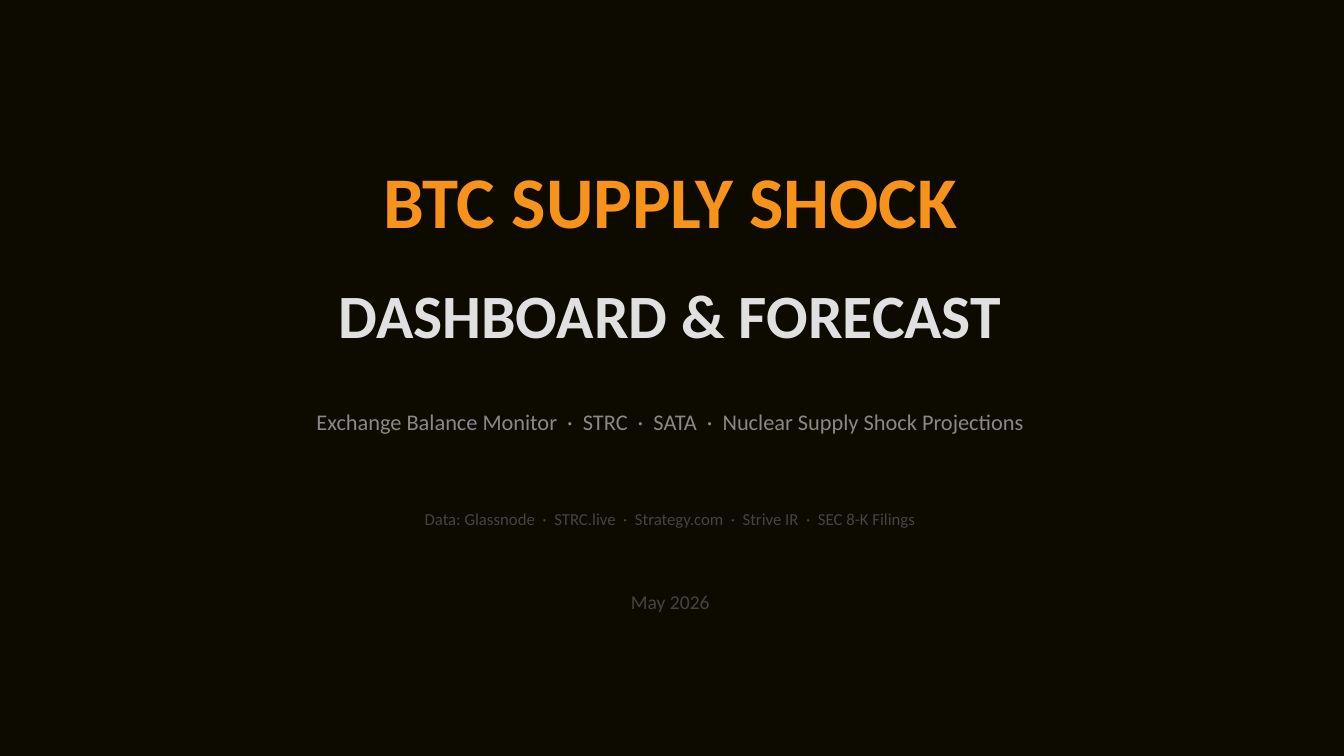
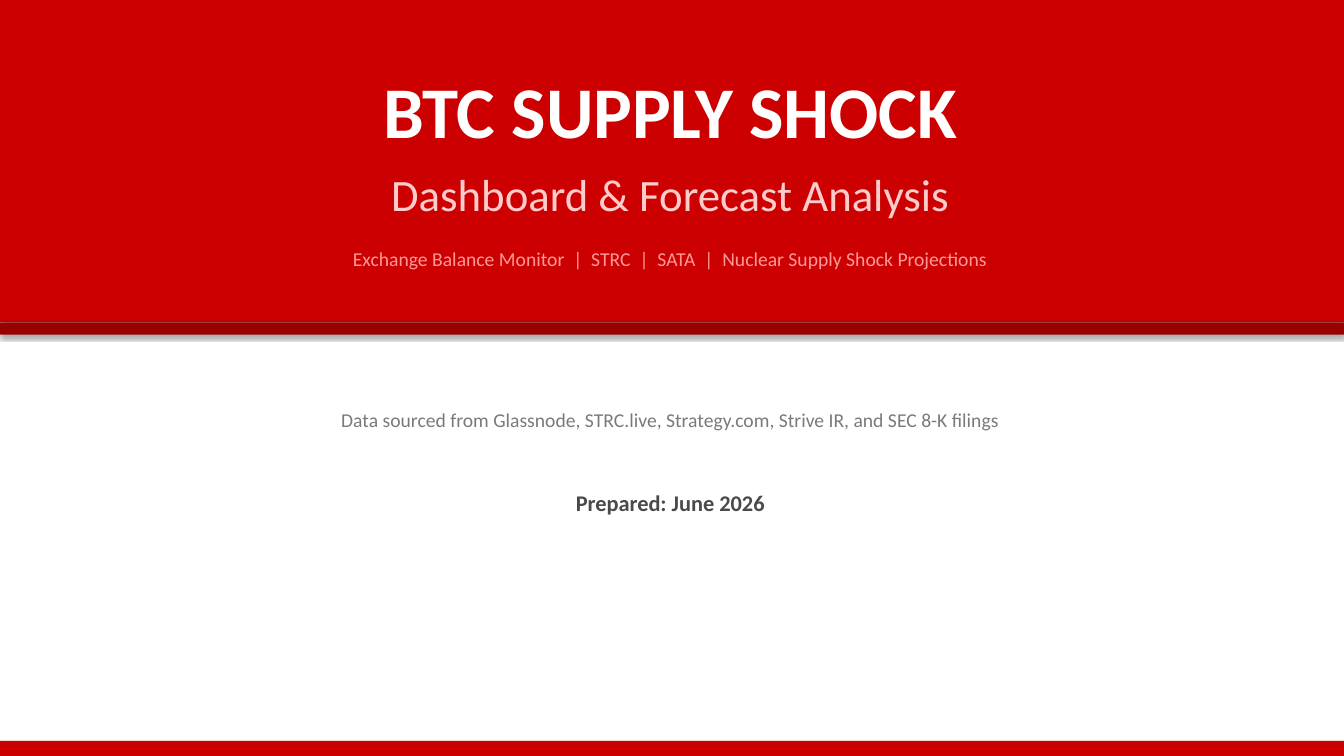
Before and after one commit to lorangb/btc-supply-dashboard, a slide deck: slide 1 of BTC_Supply_Shock_Dashboard.pptx. Drawn at 1344x756 pixels with LibreOffice and Linux fonts; fonts in the diff are those of the drawing. Boxes give left, top, right and bottom in pixels: in the first picture for what was removed or moved away, otherwise in the second. Text is boxed around its words. In the diff, an @@ line names an element or a change of style, - is before the commit and + after.

```diff
--- a/BTC_Supply_Shock_Dashboard.pptx
+++ b/BTC_Supply_Shock_Dashboard.pptx
@@ background #0A0A0F to #FFFFFF @@
@@ rectangle: place and size @@
-rectangle at [0, 0, 1344, 756]
+rectangle at [0, 0, 1344, 323]
@@ rectangle at [0, 0, 1344, 323]: fill #0D0A00 to #CC0000 @@
@@ text "BTC SUPPLY SHOCK": place and size @@
-text "BTC SUPPLY SHOCK" at [383, 180, 958, 229]
+text "BTC SUPPLY SHOCK" at [383, 90, 958, 139]
@@ text "BTC SUPPLY SHOCK" at [383, 90, 958, 139]: text colour #F7931A to #FFFFFF @@
@@ text at [391, 180, 948, 219]: text changed; size 44 to 32 pt; text colour #E0E0E0 to #FFCCCC; bold off @@
-DASHBOARD & FORECAST
+Dashboard & Forecast Analysis
@@ text at [353, 252, 987, 270]: text changed; size 16 to 14 pt; text colour #888888 to #FF9999 @@
-Exchange Balance Monitor · STRC · SATA · Nuclear Supply Shock Projections
+Exchange Balance Monitor | STRC | SATA | Nuclear Supply Shock Projections
@@ rectangle added at [0, 323, 1344, 335], fill #990000 @@
@@ text at [341, 413, 999, 431]: text changed; size 12 to 14 pt; text colour #444444 to #7A7A7A @@
-Data: Glassnode · STRC.live · Strategy.com · Strive IR · SEC 8-K Filings
+Data sourced from Glassnode, STRC.live, Strategy.com, Strive IR, and SEC 8-K filings
@@ text added at [576, 495, 764, 515], 16 pt, text #4A4A4A, bold @@
+Prepared: June 2026
@@ text removed at [631, 596, 710, 612] @@
-May 2026
@@ rectangle added at [0, 741, 1344, 756], fill #CC0000 @@
```
Also in this commit, not shown: 9 other slides changed, 1 slide added, 1 other file.
